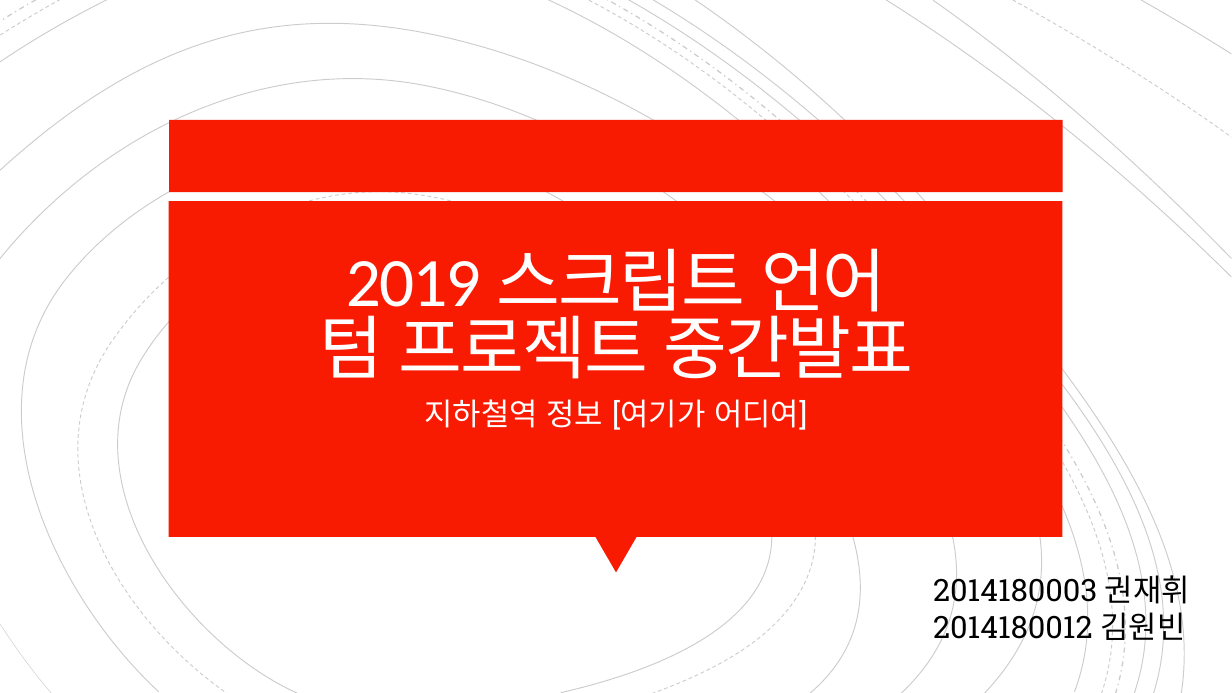
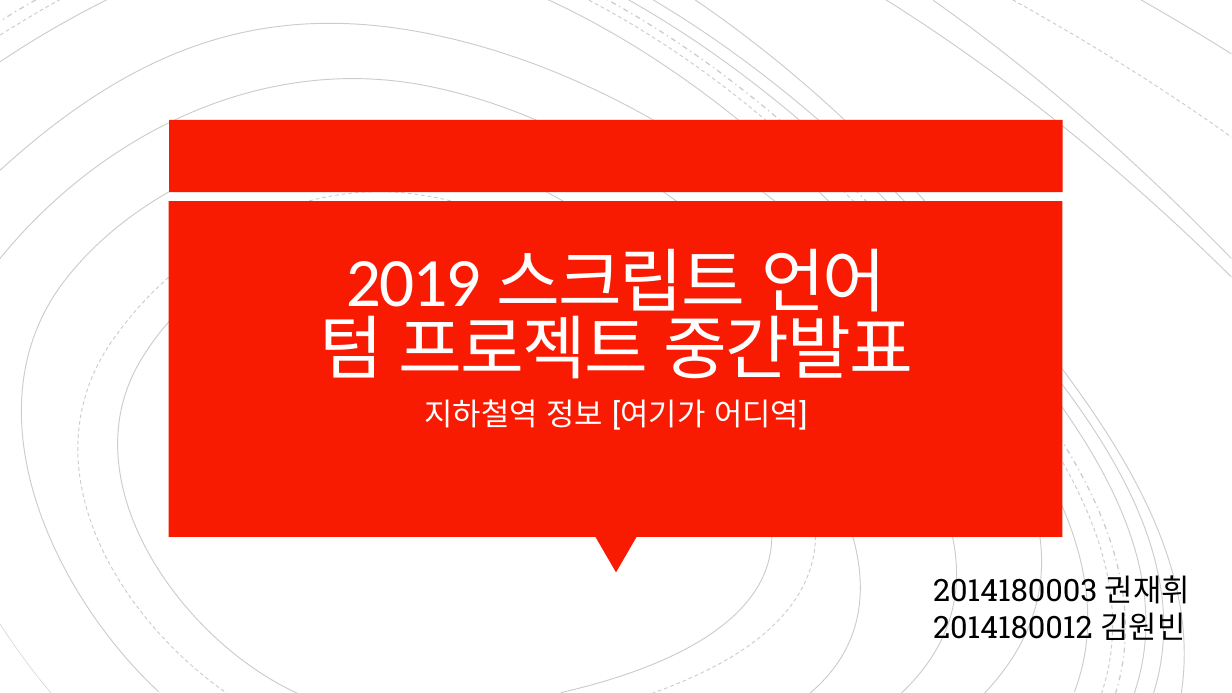
Before and after one commit to JaeHwi-Kwon/2019-ScriptLanguage, a slide deck: slide 1 of 2019 스크립트 언어 중간발표.pptx. Drawn at 1232x693 pixels with LibreOffice and Linux fonts; fonts in the diff are those of the drawing. Boxes give left, top, right and bottom in pixels: in the first picture for what was removed or moved away, otherwise in the second. Text is boxed around its words. In the diff, an @@ line names an element or a change of style, - is before the commit and + after.

```diff
--- a/2019 스크립트 언어 중간발표.pptx
+++ b/2019 스크립트 언어 중간발표.pptx
@@ subtitle at (425,399,807,430): text changed @@
-지하철역 정보 [여기가 어디여]
+지하철역 정보 [여기가 어디역]
```
Also in this commit, not shown: 1 other slide changed.
